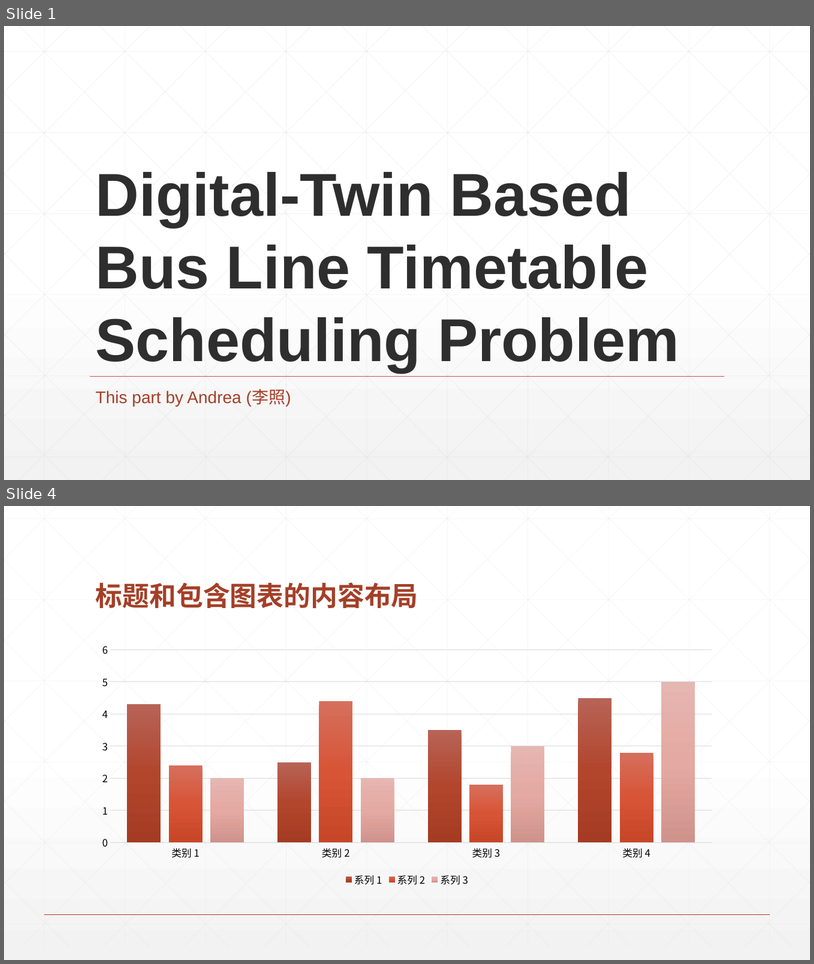
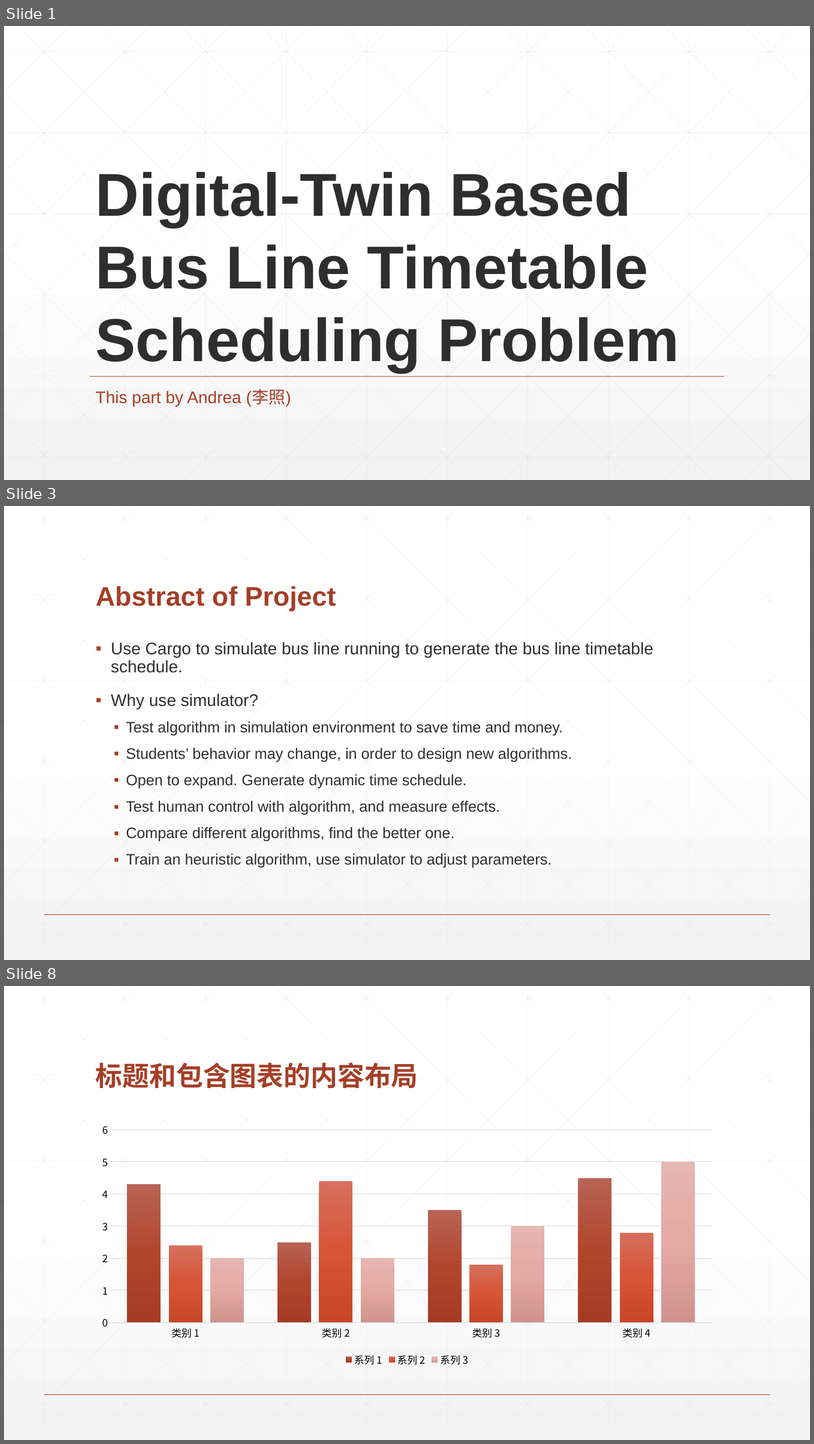
Before and after one commit to Lyther/Cargo-impl, a slide deck: Document/Innovation-project/pre-final.pptx. Shown one above the other, each under a label of ours: slides 1 and 4 before the commit, slides 1, 3 and 8 after it; the slides between them are not shown. The pictures are 814x964 and 814x1444 pixels, drawn with LibreOffice and Linux fonts; fonts in the diff are those of the drawing. Boxes give left, top, right and bottom in pixels: in the first picture for what was removed or moved away, otherwise in the second. Text is boxed around its words. In the diff, an @@ line names an element or a change of style, - is before the commit and + after.

```diff
--- a/Document/Innovation-project/pre-final.pptx
+++ b/Document/Innovation-project/pre-final.pptx
@@ slide 3 added at (x1=4, y1=506, x2=810, y2=960), background gradient #FFFFFF to #F2F2F2; not listed: 47 template elements that a slide beside it also shows @@
@@ title added at (x1=96, y1=586, x2=336, y2=611), 32 pt, text #A43F27, bold @@
+Abstract of Project
@@ text added at (x1=111, y1=642, x2=654, y2=868), 18 pt, text #2D2E2D @@
+▪ Use Cargo to simulate bus line running to generate the bus line timetable schedule.
+▪ Why use simulator?
+  ▪ Test algorithm in simulation environment to save time and money.
+  ▪ Students’ behavior may change, in order to design new algorithms.
+  ▪ Open to expand. Generate dynamic time schedule.
+  ▪ Test human control with algorithm, and measure effects.
+  ▪ Compare different algorithms, find the better one.
+  ▪ Train an heuristic algorithm, use simulator to adjust parameters.
@@ what was slide 4 is now slide 8 @@
```
Also in this commit, not shown: 1 slide changed, 4 other slides added, 1 slide removed, 32 other files.
